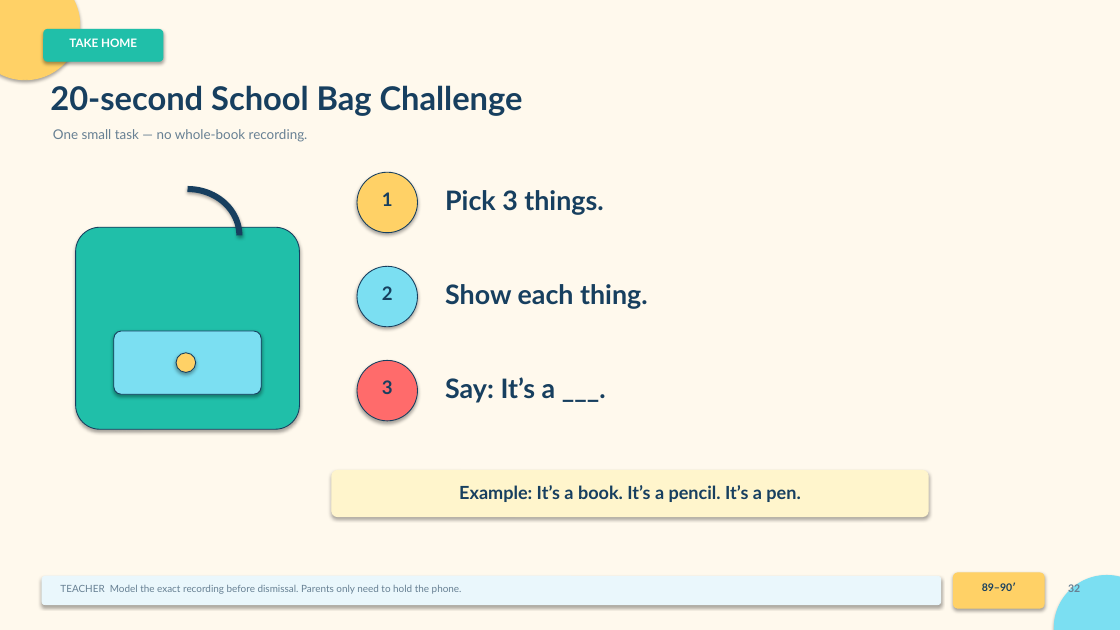
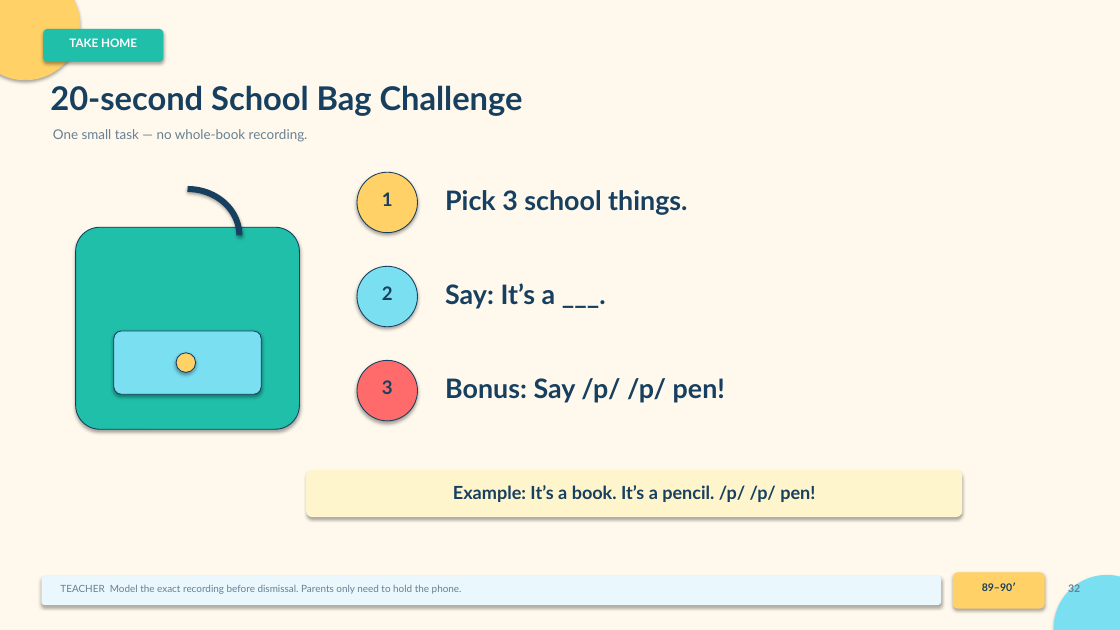
Before and after one commit to earthonliner/EnglishLearner, a slide deck: slide 32 of lesson-plans/our-world-starter-lesson1-my-school.pptx. Drawn at 1120x630 pixels with LibreOffice and Linux fonts; fonts in the diff are those of the drawing. Boxes give left, top, right and bottom in pixels: in the first picture for what was removed or moved away, otherwise in the second. Text is boxed around its words. In the diff, an @@ line names an element or a change of style, - is before the commit and + after.

```diff
--- a/lesson-plans/our-world-starter-lesson1-my-school.pptx
+++ b/lesson-plans/our-world-starter-lesson1-my-school.pptx
@@ text at [445,190,687,215]: text changed @@
-Pick 3 things.
+Pick 3 school things.
@@ text "Say: It’s a ___.": place and size @@
-text "Say: It’s a ___." at [445,377,556,403]
+text "Say: It’s a ___." at [445,283,556,309]
@@ text removed at [445,284,648,309] @@
-Show each thing.
@@ text added at [445,378,725,403], 23 pt, text #173F5F, bold @@
+Bonus: Say /p/ /p/ pen!
@@ rounded rectangle: place and size @@
-rounded rectangle at [332,471,928,517]
+rounded rectangle at [307,471,962,517]
@@ text at [453,485,815,502]: text changed @@
-Example: It’s a book. It’s a pencil. It’s a pen.
+Example: It’s a book. It’s a pencil. /p/ /p/ pen!
```
Also in this commit, not shown: 18 other slides changed, 4 slides added, 4 slides removed, 3 other files.
